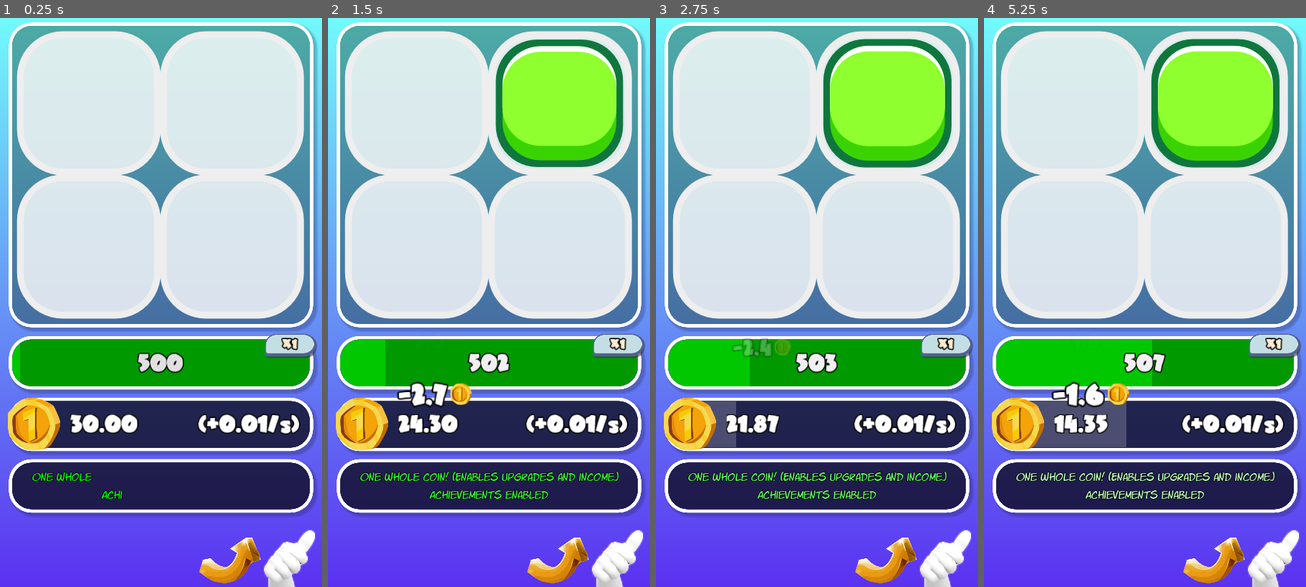
Above: before the commit, frames 1-4 (left to right).
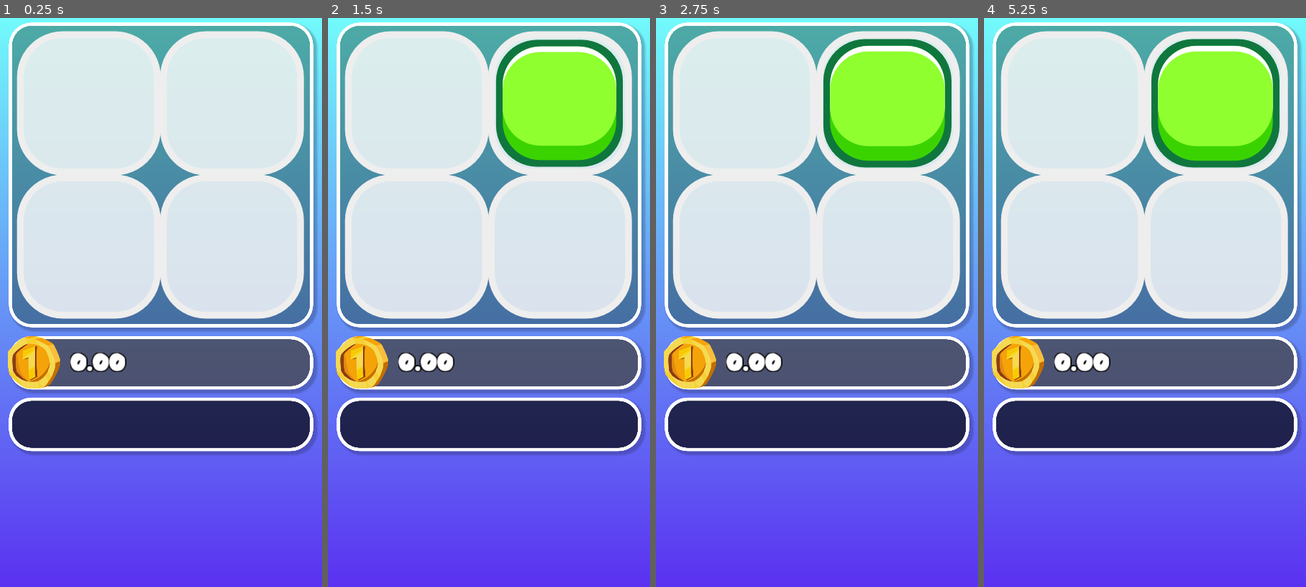
Above: after the commit, the same moments.

Repository: TimothyAlexisVass/a-game
Game: Godot game, scene res://scenes/main.tscn
The game is run twice, just before and just after one commit, with the same random seed, the same clock (stepped at 60 frames per second) and the same inputs.
Inputs (mouse positions are in pixels of both pictures, inside the frame that each line leads up to):
- Up to frame 1 (0.25 s): no input
- Up to frame 2 (1.5 s): click (489, 365) at 0.5 s, where only the run before the commit has a clickable "500"; click (489, 365) at 1.25 s, where only the run before the commit has a clickable "501"
- Up to frame 3 (2.75 s): click (817, 365) at 2 s, where only the run before the commit has a clickable "502"
- Up to frame 4 (5.25 s): click (1145, 365) at 2.75 s, where only the run before the commit has a clickable "503"; click (1145, 365) at 3.5 s, where only the run before the commit has a clickable "504"; click (1145, 365) at 4.25 s, where only the run before the commit has a clickable "505"; click (1145, 365) at 5 s, where only the run before the commit has a clickable "506"

The runs differ from the first frame. In frame 1, 22% of the frame differs, in the area x 2-99%, y 55-100%; in frame 2, 23%; in frame 3, 22%; in frame 4, 24%.

Commit message:
Finished save game functionality.

Diff:
--- a/scenes/main.tscn
+++ b/scenes/main.tscn
@@ -196,7 +196,6 @@
 "Timers",
 ]]
 wait_time = 10.0
-autostart = true
 
 [node name="Gradient" type="Control" parent="."]
 margin_right = 576.0
@@ -468,21 +467,21 @@
 position = Vector2( -16, -16 )
 script = ExtResource( 7 )
 
-[node name="RecycleButton" type="TextureButton" parent="BoardBackground" groups=[
+[node name="RecycleButton" type="TextureButton" parent="." groups=[
 "user_interface_button",
 ]]
 material = SubResource( 14 )
-margin_left = 440.0
-margin_top = -20.0
-margin_right = 550.0
-margin_bottom = 100.0
+margin_left = 456.0
+margin_top = -4.0
+margin_right = 581.0
+margin_bottom = 121.0
 texture_normal = ExtResource( 10 )
 __meta__ = {
 "_edit_group_": true,
 "_edit_use_anchors_": false
 }
 
-[node name="Panel" type="Panel" parent="BoardBackground/RecycleButton"]
+[node name="Panel" type="Panel" parent="RecycleButton"]
 show_behind_parent = true
 anchor_right = 1.0
 anchor_bottom = 1.0
@@ -776,3 +775,7 @@
 align = 1
 valign = 1
 autowrap = true
+
+[node name="HTTPRequestSave" type="HTTPRequest" parent="."]
+
+[node name="HTTPRequestLoad" type="HTTPRequest" parent="."]
--- a/scripts/achievements.gd
+++ b/scripts/achievements.gd
@@ -114,6 +114,7 @@
 				get_node("/root/main/Info/CoinsInfo/Margin/CoinsContainer/Parenthesis").visible = true
 				Global.data.base_income = 0.09
 				Main.set_income()
+				Main.get_node("/root/main/IncomeTimer").start()
 				achievement.level += 1
 		# Move to array "completed" when all levels are completed
 		_:
--- a/scripts/global.gd
+++ b/scripts/global.gd
@@ -7,16 +7,17 @@
 	"tile_order": 0,
 	"tile_base": 0,
 	"all_tiles": [],
+	"tile_levels": [],
 	"income_timer": 12,
 	"move_timer": 10,
 	"moves_left": 500,
-	"coins": 30.0,
+	"coins": 0.0,
 	"total_coins_ever": 0.0,
 	"base_income": 0.0,
 	"board_income": 0.0,
 	"total_income": 0.0,
 	"income_multiplier": 1,
 	"full_board_multiplier": 1,
-	"upgrades_levels": [],
-	"achievements_levels": [],
+	"upgrades_levels": {},
+	"achievements_levels": {},
 }
--- a/scripts/main.gd
+++ b/scripts/main.gd
@@ -1,6 +1,11 @@
 extends Node2D
 
 enum increment_type {ADD, PRIME, FIBONNACI, DOUBLE, MULTIPLY, ULTIMATE}
+
+var save_string
+var load_string
+var global_data_byte_array
+var exit_game
 
 var tile_scale
 var tile_position
@@ -27,38 +32,42 @@
 onready var move_info = get_node("/root/main/Info/MoveInfo")
 onready var move_timer_bar = get_node("/root/main/Info/MoveInfo/MoveTimerBar")
 onready var notification_list = get_node("/root/main/Info/NotificationsInfo/ScrollContainer/MarginContainer/VBoxContainer")
+onready var recycle_button = get_node("/root/main/RecycleButton")
 onready var tile_board = get_node("/root/main/BoardBackground/TileBoard")
 onready var tween = get_node("/root/main/Tween")
 onready var upgrades_button = get_node("/root/main/UpgradesButton")
 onready var upgrades_panel = get_node("/root/main/Upgrades")
+onready var http_request_save = get_node("/root/main/HTTPRequestSave")
+onready var http_request_load = get_node("/root/main/HTTPRequestLoad")
+
+func _enter_tree():
+	# This is to enable saving at exiting the game
+	get_tree().set_auto_accept_quit(false)
+	Global.data.all_tiles = null
 
 func _ready():
+	Main.recycle_button.visible = false
+	if http_request_save.connect("request_completed", self, "_on_save_request_completed") == 0:
+		print("HTTPRequestSave connected")
+	if http_request_load.connect("request_completed", self, "_on_load_request_completed") == 0:
+		print("HTTPRequestLoad connected")
+
 	for button in get_tree().get_nodes_in_group("user_interface_button"):
 		button.connect("pressed", Main, "_on_user_interface_button_pressed", [button])
 		button.set_default_cursor_shape(Input.CURSOR_POINTING_HAND)
 	for timer in get_tree().get_nodes_in_group("Timers"):
 		timer.connect("timeout", Main, "_on_Timer_timeout", [timer])
 
-	set_board_variables()
-
-	if Global.data.board_size == 2:
-		Main.move_info.visible = false
-		get_node("/root/main/Info/CoinsInfo/Margin/CoinsContainer/IncomeLabel").visible = false
-		get_node("/root/main/Info/CoinsInfo/Margin/CoinsContainer/PerSecondLabel").visible = false
-		get_node("/root/main/Info/CoinsInfo/Margin/CoinsContainer/Parenthesis").visible = false
-		Main.achievements_button.visible = false
-		Main.upgrades_button.disabled = true
-
-	set_moves()
-	set_total()
-
-	get_node("/root/main/MoveTimer").set_wait_time(Global.data.move_timer)
-	get_node("/root/main/IncomeTimer").set_wait_time(Global.data.income_timer)
+	load_game()
 
 func _process(_delta):
 	move_timer_bar.value = 100 * (Global.data.move_timer - get_node("/root/main/MoveTimer").time_left) / Global.data.move_timer
-	if Global.data.base_income > 0:
-		income_timer_bar.value = 100 * (Global.data.income_timer - get_node("/root/main/IncomeTimer").time_left) / Global.data.income_timer
+	income_timer_bar.value = 100 * (Global.data.income_timer - get_node("/root/main/IncomeTimer").time_left) / Global.data.income_timer
+
+func _notification(item):
+	if (item == MainLoop.NOTIFICATION_WM_QUIT_REQUEST):
+		exit_game = true
+		save_game()
 
 func set_board_variables():
 	Main.tile_scale = 4.0 / Global.data.board_size
@@ -93,6 +102,7 @@
 			if column == Global.data.board_size - 1 or row == Global.data.board_size - 1:
 				Global.data.all_tiles[column].append(null)
 			if Global.data.all_tiles[column][row] != null:
+				Global.data.all_tiles[column][row].queue_free()
 				tile_board.add_tile(Global.data.all_tiles[column][row].tile_order, column, row)
 
 func set_tile_position(board_position):
@@ -233,3 +243,87 @@
 	elif timer.name == "MainTimer":
 		Main.achievements_panel._on_MainTimer_timeout()
 		Main.upgrades_panel._on_MainTimer_timeout()
+
+func save_game():
+	global_data_byte_array = PoolByteArray()
+	Global.data.tile_levels = []
+	for column in Global.data.board_size:
+			Global.data.tile_levels.append([])
+			for row in Global.data.board_size:
+				if Global.data.all_tiles[column][row] != null:
+					Global.data.tile_levels[column].append(Global.data.all_tiles[column][row].tile_order)
+				else:
+					Global.data.tile_levels[column].append(null)
+
+	for i in to_json(Global.data):
+		global_data_byte_array.append(int(rand_range(33,127)))
+		global_data_byte_array.append(int(rand_range(33,127)))
+		global_data_byte_array.append(int(rand_range(33,127)))
+		if rand_range(0,7) > 5:
+			global_data_byte_array.append(ord("\n"))
+		else:
+			global_data_byte_array.append(int(rand_range(33,127)))
+		global_data_byte_array.append(ord(i)-8)
+
+	if http_request_save.request(
+						"http://www.freealization.com/save/save.php", # URL
+						["Content-Type: application/json"], # Header
+						false, # Use SSL
+						HTTPClient.METHOD_POST, # Request method
+						global_data_byte_array.get_string_from_ascii() # Body
+					) == 0:
+		print("Data sent...")
+
+func load_game():
+	global_data_byte_array = PoolByteArray()
+	if http_request_load.request(
+						"http://www.freealization.com/save/load.php", # URL
+						["Content-Type: application/json"], # Header
+						false, # Use SSL
+						HTTPClient.METHOD_GET # Request method
+					) == 0:
+		print("Data requested...")
+
+func _on_save_request_completed(_result, response_code, _header, _body):
+	if response_code == 200:
+		print("Data saved successfully")
+	if exit_game:
+		get_tree().quit()
+
+func _on_load_request_completed(_result, response_code, _header, body):
+	if body.get_string_from_utf8() == "Unable to open file.":
+		print("Server was unable to open file.")
+		return
+	elif response_code == 200:
+		print("Data successfully retrieved")
+	load_string = body.get_string_from_utf8()
+	for i in range(4,load_string.length(),5):
+		global_data_byte_array.append(ord(load_string[i])+8)
+	var data = parse_json(global_data_byte_array.get_string_from_ascii())
+
+	if typeof(data) == TYPE_DICTIONARY:
+		Global.data = data
+#		Global.data.coins = 99
+		print("Board size: " + str(Global.data.board_size))
+		Main.set_income()
+		Main.set_total()
+		Main.set_moves()
+	else:
+		printerr("Corrupted data!")
+
+	set_board_variables()
+	tile_board.initialize_board()
+
+	if Global.data.board_size == 2:
+		Main.move_info.visible = false
+		get_node("/root/main/Info/CoinsInfo/Margin/CoinsContainer/IncomeLabel").visible = false
+		get_node("/root/main/Info/CoinsInfo/Margin/CoinsContainer/PerSecondLabel").visible = false
+		get_node("/root/main/Info/CoinsInfo/Margin/CoinsContainer/Parenthesis").visible = false
+		Main.achievements_button.visible = false
+		Main.upgrades_button.disabled = true
+
+	set_moves()
+	set_total()
+
+	get_node("/root/main/MoveTimer").set_wait_time(Global.data.move_timer)
+	get_node("/root/main/IncomeTimer").set_wait_time(Global.data.income_timer)
--- a/scripts/tile.gd
+++ b/scripts/tile.gd
@@ -1,6 +1,6 @@
 extends Node2D
 
-var tile_order = Global.data.tile_order
+var tile_order: int
 var value = 0
 onready var tween = get_node("Tween")
 
--- a/scripts/tile_board.gd
+++ b/scripts/tile_board.gd
@@ -13,7 +13,6 @@
 
 func _ready():
 	randomize()
-	initialize_board()
 
 func _input(event):
 	if Main.move_enabled == true:
@@ -90,10 +89,16 @@
 				add_tile_in_empty_position()
 				calculate_board_income()
 				movement = false
-				get_node("../RecycleButton").visible = Global.data.moves_left == 0
-				if !open_position_exists() and !combination_possible():
-					get_node("../RecycleButton").visible = true
-					full_board = true
+				check_if_recycle_should_be_enabled()
+
+func check_if_recycle_should_be_enabled():
+	Main.recycle_button.visible = Global.data.moves_left == 0
+	print("got here too")
+	print(str(open_position_exists()))
+	if !open_position_exists() and !combination_possible():
+		print("got here too")
+		Main.recycle_button.visible = true
+		full_board = true
 
 func calculate_board_income():
 	Global.data.board_income = 0
@@ -267,10 +272,6 @@
 	return false
 
 func add_tile(tile_order, column, row):
-	# If there is already a tile in this position, clear it.
-	# This happens when Global.data.board_size is upgraded
-	if Global.data.all_tiles[column][row] != null:
-		Global.data.all_tiles[column][row].queue_free()
 	# Instance a new tile, set it's position, tile_order,
 	tile = Main.tile_template.instance()
 	tile.position = Main.set_tile_position(Vector2(column, row))
@@ -297,30 +298,35 @@
 func initialize_board():
 	Main.set_board_variables()
 	Main.generate_tile_backgrounds()
-
-	get_node("../RecycleButton").visible = false
-
 	#Wait 1 second before adding tiles
 	yield(get_tree().create_timer(1), "timeout")
 
 	full_board = false
 
-	Global.data.all_tiles = []
-	#Make Global.data.all_tiles into 2D_array
-	for column in Global.data.board_size:
-		Global.data.all_tiles.append([])
-		for row in Global.data.board_size:
-			Global.data.all_tiles[column].append(null)
-
-	for i in Global.data.starting_tiles:
-		add_tile_in_empty_position()
-		yield(get_tree().create_timer(.3), "timeout")
+	if Global.data.all_tiles == null:
+		Global.data.all_tiles = []
+		#Make Global.data.all_tiles into 2D_array
+		for column in Global.data.board_size:
+			Global.data.all_tiles.append([])
+			for row in Global.data.board_size:
+				Global.data.all_tiles[column].append(null)
+		for i in Global.data.starting_tiles:
+			add_tile_in_empty_position()
+			yield(get_tree().create_timer(.3), "timeout")
+	else:
+		for column in Global.data.board_size:
+			for row in Global.data.board_size:
+				if Global.data.tile_levels[column][row] != null:
+					add_tile(int(Global.data.tile_levels[column][row]), column, row)
+					yield(get_tree().create_timer(.3), "timeout")
 	calculate_board_income()
 	yield(get_tree().create_timer(.4), "timeout")
 	Main.move_enabled = true
+	print("got here")
+	check_if_recycle_should_be_enabled()
 
 func recycle():
-	get_node("../RecycleButton").visible = false
+	Main.recycle_button.visible = false
 	Global.data.base_income = Global.data.total_income
 	Main.move_enabled = false
 
@@ -338,5 +344,5 @@
 				tile.z_index = 999
 				tile.collect_tile(get_node("/root/main/Info/CoinsInfo/CoinSprite").global_position + Vector2(50,0))
 				Global.data.all_tiles[column][row] = null
-
+	Global.data.all_tiles = null
 	initialize_board()
